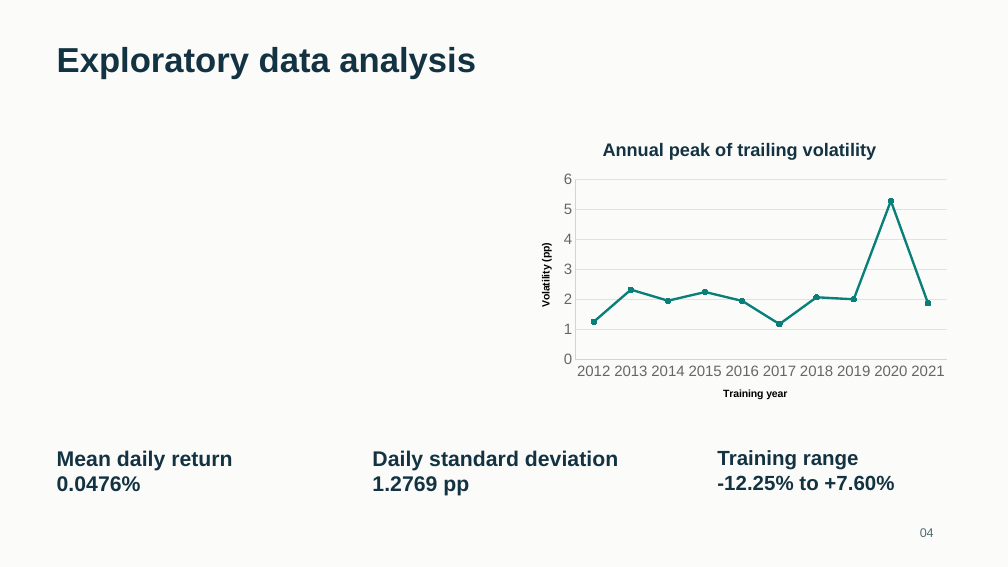
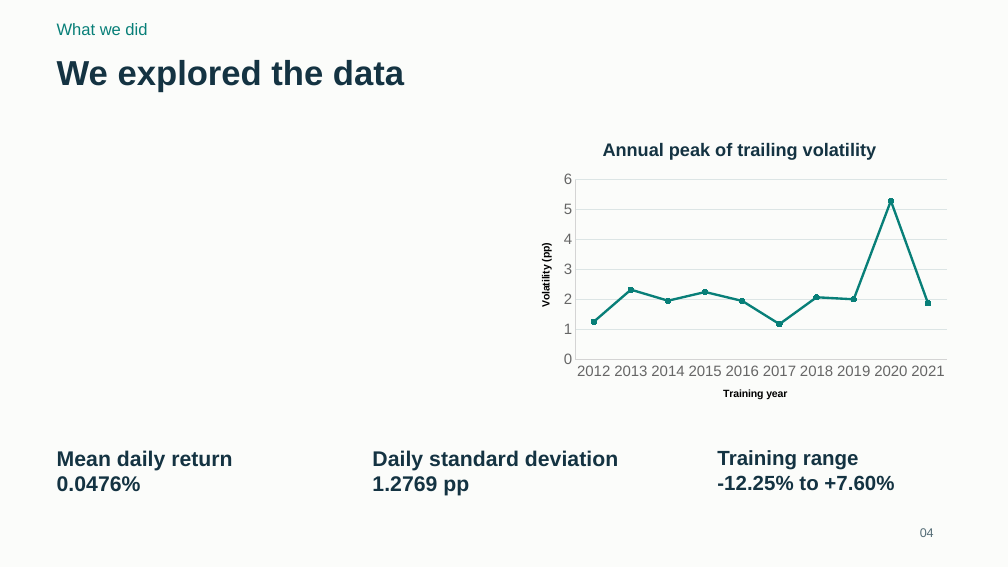
Before and after one commit to Darshansg76/Team12-Nifty-Commodities-Return-Prediction, a slide deck: slide 4 of deliverables/Team_12_Presentation.pptx. Drawn at 1008x567 pixels with LibreOffice and Linux fonts; fonts in the diff are those of the drawing. Boxes give left, top, right and bottom in pixels: in the first picture for what was removed or moved away, otherwise in the second. Text is boxed around its words. In the diff, an @@ line names an element or a change of style, - is before the commit and + after.

```diff
--- a/deliverables/Team_12_Presentation.pptx
+++ b/deliverables/Team_12_Presentation.pptx
@@ text added at <box>57,23,147,35</box>, 15.8 pt, text #087F78 @@
+What we did
@@ text at <box>57,60,404,92</box>: text changed @@
-Exploratory data analysis
+We explored the data
```
Also in this commit, not shown: 12 other slides changed, 3 slides added, 3 slides removed, 5 other files.
